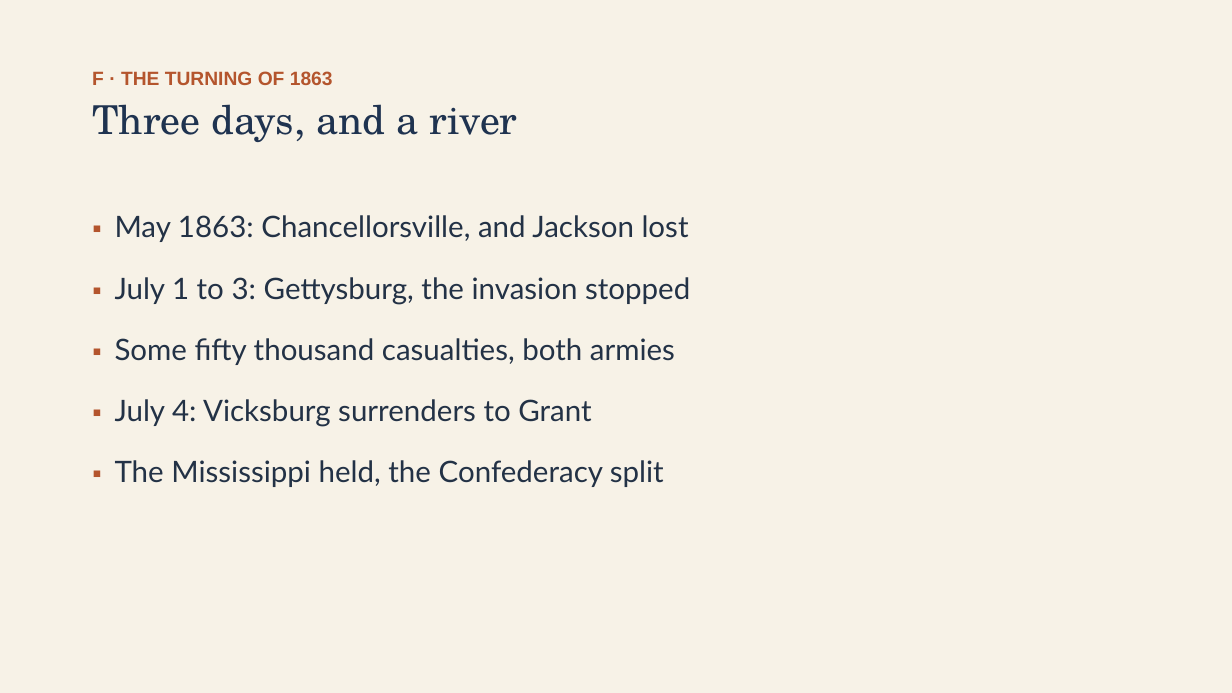
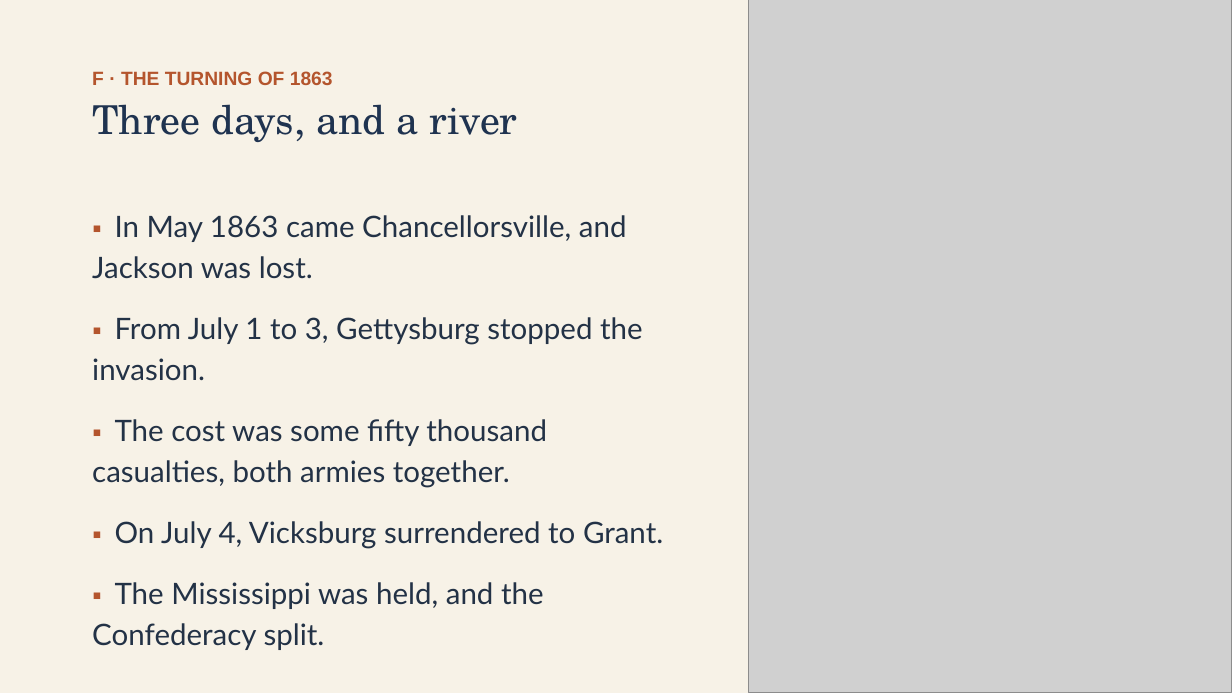
Before and after one commit to ab17gthb/humanities-curriculum-group, a slide deck: slide 17 of sectional-crisis/lesson-07/lesson-07-slides.pptx. Drawn at 1232x693 pixels with LibreOffice and Linux fonts; fonts in the diff are those of the drawing; grey boxes stand for pictures. Boxes give left, top, right and bottom in pixels: in the first picture for what was removed or moved away, otherwise in the second. Text is boxed around its words. In the diff, an @@ line names an element or a change of style, - is before the commit and + after.

```diff
--- a/sectional-crisis/lesson-07/lesson-07-slides.pptx
+++ b/sectional-crisis/lesson-07/lesson-07-slides.pptx
@@ picture added at bbox=[749, 0, 1232, 693] @@
@@ text at bbox=[92, 215, 663, 609]: text changed @@
-▪ May 1863: Chancellorsville, and Jackson lost
-▪ July 1 to 3: Gettysburg, the invasion stopped
-▪ Some fifty thousand casualties, both armies
-▪ July 4: Vicksburg surrenders to Grant
-▪ The Mississippi held, the Confederacy split
+▪ In May 1863 came Chancellorsville, and Jackson was lost.
+▪ From July 1 to 3, Gettysburg stopped the invasion.
+▪ The cost was some fifty thousand casualties, both armies together.
+▪ On July 4, Vicksburg surrendered to Grant.
+▪ The Mississippi was held, and the Confederacy split.
```
Also in this commit, not shown: 7 other slides changed, 6 other files.
